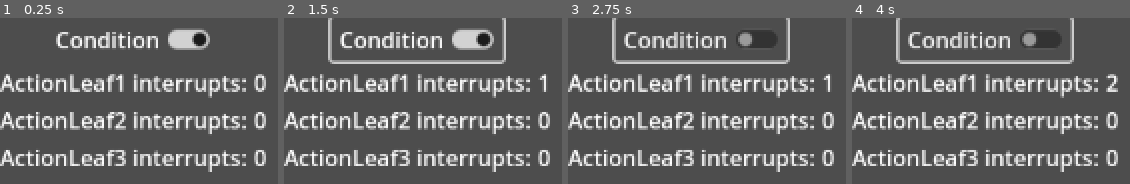
Above: before the commit, frames 1-4 (left to right).
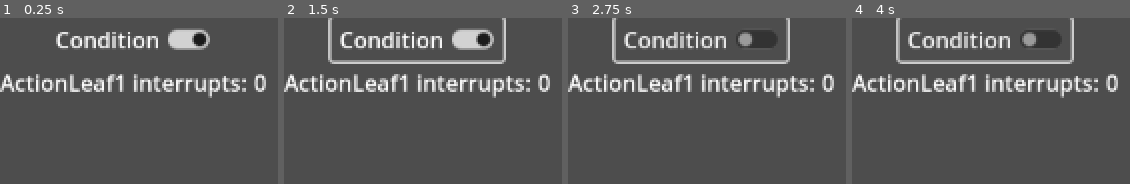
Above: after the commit, the same moments.

Repository: HoutarouOreki/BeehaveInterruptRepro
Game: Godot game, scene res://scene.tscn
Same seed, same stepped clock (60 frames per second), same inputs: the game is played once before the commit and once after it.
Inputs:
- Up to frame 1 (0.25 s): no input
- Up to frame 2 (1.5 s): click "Condition" at 0.5 s; click "Condition" at 1.25 s
- Up to frame 3 (2.75 s): click "Condition" at 2 s
- Up to frame 4 (4 s): tap Enter at 2.75 s; tap Space at 3.5 s

The runs differ from the first frame. In frame 1, 9.8% of the frame differs, in the area x 0-96%, y 56-93%; in frame 2, 10%, in the area x 0-96%, y 33-93%; in frame 3, 10%; in frame 4, 10%.

Commit message:
simplify tree

Diff:
--- a/condition_leaf.gd
+++ b/condition_leaf.gd
@@ -2,11 +2,10 @@
 
 
 @export var button: CheckButton
-@export var reversed: bool
 
 
 func tick(_actor: Node, _blackboard: Blackboard) -> int:
-	if button.button_pressed != reversed:
+	if button.button_pressed:
 		return SUCCESS
 
 	return FAILURE
--- a/scene.tscn
+++ b/scene.tscn
@@ -1,8 +1,7 @@
-[gd_scene load_steps=7 format=3 uid="uid://dnnflb6n3qk7t"]
+[gd_scene load_steps=6 format=3 uid="uid://dnnflb6n3qk7t"]
 
 [ext_resource type="Script" path="res://addons/beehave/nodes/beehave_tree.gd" id="1_1g7kl"]
 [ext_resource type="Script" path="res://addons/beehave/nodes/composites/selector_reactive.gd" id="2_klmv3"]
-[ext_resource type="Script" path="res://addons/beehave/nodes/composites/sequence_reactive.gd" id="2_l2p1q"]
 [ext_resource type="Script" path="res://action_leaf.gd" id="4_58o2b"]
 [ext_resource type="Script" path="res://condition_leaf.gd" id="4_hnp0o"]
 [ext_resource type="Script" path="res://addons/beehave/nodes/composites/selector.gd" id="5_egvwb"]
@@ -34,31 +33,7 @@
 layout_mode = 2
 text = "ActionLeaf1 interrupts:"
 
-[node name="InterruptsLabel1" type="Label" parent="VBoxContainer/HBoxContainer"]
-layout_mode = 2
-text = "0
-"
-
-[node name="HBoxContainer2" type="HBoxContainer" parent="VBoxContainer"]
-layout_mode = 2
-
-[node name="Label" type="Label" parent="VBoxContainer/HBoxContainer2"]
-layout_mode = 2
-text = "ActionLeaf2 interrupts:"
-
-[node name="InterruptsLabel2" type="Label" parent="VBoxContainer/HBoxContainer2"]
-layout_mode = 2
-text = "0
-"
-
-[node name="HBoxContainer3" type="HBoxContainer" parent="VBoxContainer"]
-layout_mode = 2
-
-[node name="Label" type="Label" parent="VBoxContainer/HBoxContainer3"]
-layout_mode = 2
-text = "ActionLeaf3 interrupts:"
-
-[node name="InterruptsLabel3" type="Label" parent="VBoxContainer/HBoxContainer3"]
+[node name="InterruptsLabel" type="Label" parent="VBoxContainer/HBoxContainer"]
 layout_mode = 2
 text = "0
 "
@@ -69,32 +44,13 @@
 [node name="SelectorReactiveComposite" type="Node" parent="BeehaveTree"]
 script = ExtResource("2_klmv3")
 
-[node name="SequenceReactiveComposite" type="Node" parent="BeehaveTree/SelectorReactiveComposite"]
-script = ExtResource("2_l2p1q")
+[node name="ConditionLeaf" type="Node" parent="BeehaveTree/SelectorReactiveComposite" node_paths=PackedStringArray("button")]
+script = ExtResource("4_hnp0o")
+button = NodePath("../../../VBoxContainer/Button")
 
-[node name="ConditionLeaf" type="Node" parent="BeehaveTree/SelectorReactiveComposite/SequenceReactiveComposite" node_paths=PackedStringArray("button")]
-script = ExtResource("4_hnp0o")
-button = NodePath("../../../../VBoxContainer/Button")
-
-[node name="SelectorComposite" type="Node" parent="BeehaveTree/SelectorReactiveComposite/SequenceReactiveComposite"]
+[node name="SelectorComposite" type="Node" parent="BeehaveTree/SelectorReactiveComposite"]
 script = ExtResource("5_egvwb")
 
-[node name="ActionLeaf3" type="Node" parent="BeehaveTree/SelectorReactiveComposite/SequenceReactiveComposite/SelectorComposite" node_paths=PackedStringArray("label")]
+[node name="ActionLeaf1" type="Node" parent="BeehaveTree/SelectorReactiveComposite/SelectorComposite" node_paths=PackedStringArray("label")]
 script = ExtResource("4_58o2b")
-label = NodePath("../../../../../VBoxContainer/HBoxContainer3/InterruptsLabel3")
-
-[node name="ActionLeaf2" type="Node" parent="BeehaveTree/SelectorReactiveComposite/SequenceReactiveComposite/SelectorComposite" node_paths=PackedStringArray("label")]
-script = ExtResource("4_58o2b")
-label = NodePath("../../../../../VBoxContainer/HBoxContainer2/InterruptsLabel2")
-
-[node name="SequenceReactiveComposite2" type="Node" parent="BeehaveTree/SelectorReactiveComposite"]
-script = ExtResource("2_l2p1q")
-
-[node name="ConditionLeaf2" type="Node" parent="BeehaveTree/SelectorReactiveComposite/SequenceReactiveComposite2" node_paths=PackedStringArray("button")]
-script = ExtResource("4_hnp0o")
-button = NodePath("../../../../VBoxContainer/Button")
-reversed = true
-
-[node name="ActionLeaf1" type="Node" parent="BeehaveTree/SelectorReactiveComposite/SequenceReactiveComposite2" node_paths=PackedStringArray("label")]
-script = ExtResource("4_58o2b")
-label = NodePath("../../../../VBoxContainer/HBoxContainer/InterruptsLabel1")
+label = NodePath("../../../../VBoxContainer/HBoxContainer/InterruptsLabel")
